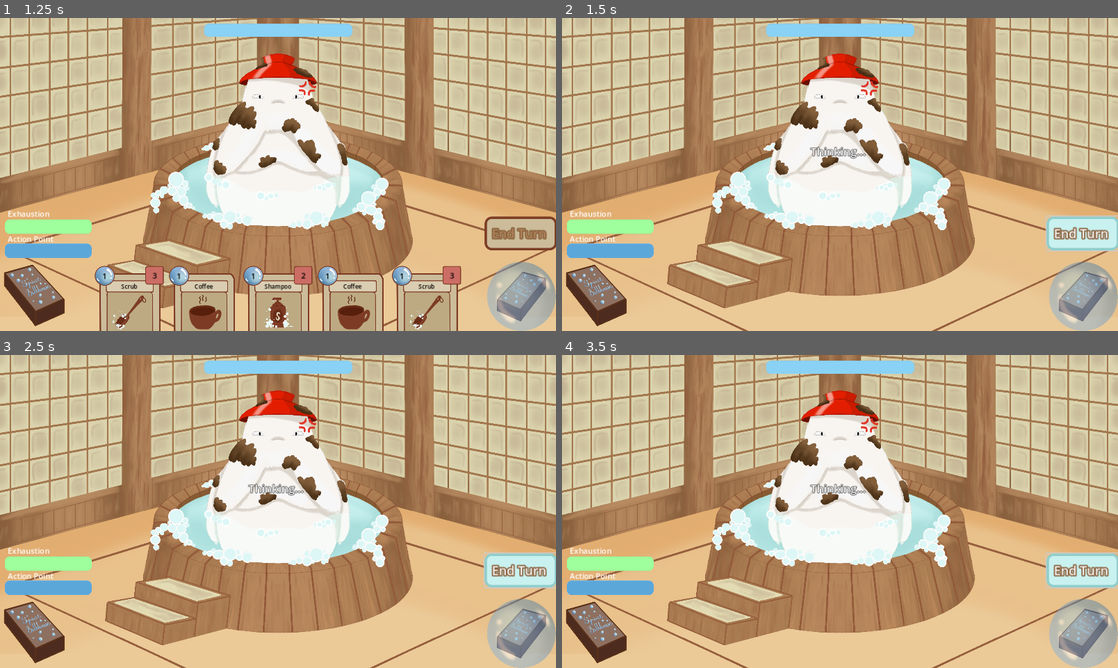
Above: before the commit, frames 1-4 (two rows, left to right).
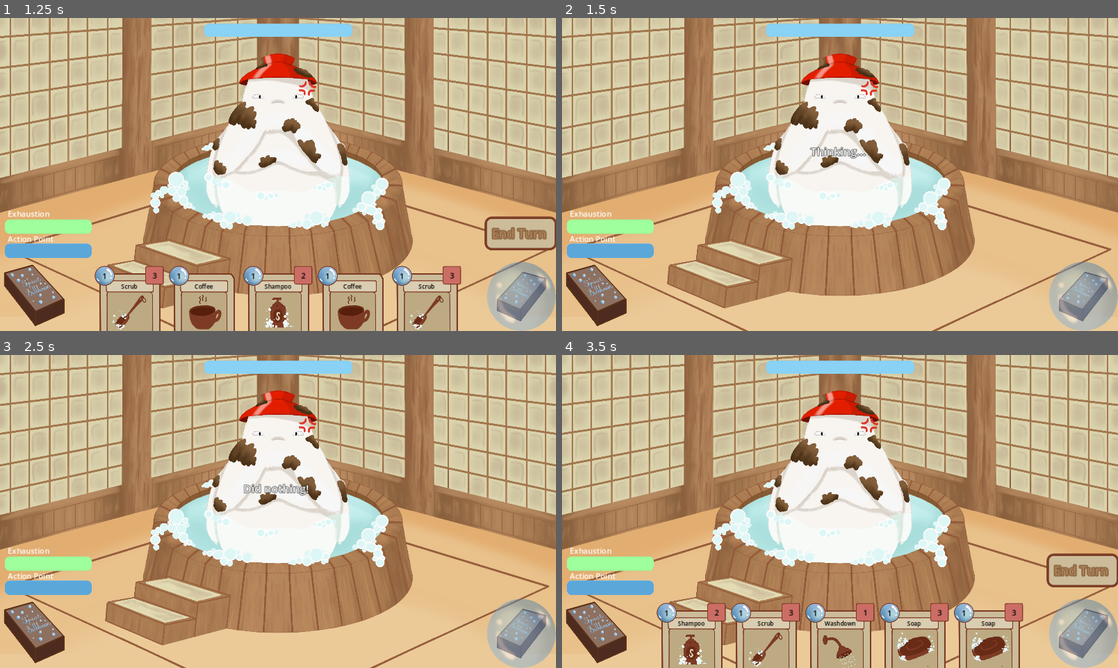
Above: after the commit, the same moments.

Repository: MichaelRRyan/GGJ-2025
Game: Godot game, scene res://Gameplay/menu.tscn
Same seed, same stepped clock (60 frames per second), same inputs: the game is played once before the commit and once after it.
Inputs (mouse positions are in pixels of both pictures, inside the frame that each line leads up to):
- Up to frame 1 (1.25 s): click "Play Game" at 0.5 s
- Up to frame 2 (1.5 s): click "End Turn" at 1.25 s
- Up to frame 3 (2.5 s): click (522, 570) at 2 s, where only the run before the commit has a clickable "End Turn"
- Up to frame 4 (3.5 s): click (1084, 570) at 2.75 s, where only the run before the commit has a clickable "End Turn"

Frame 1 is identical in both runs. In frame 2, 1.5% of the frame differs, in the area x 87-100%, y 63-75%; in frame 3, 1.7%; in frame 4, 12%, in the area x 17-100%, y 41-100%.
Error before the commit: Attempt to call function 'show' in base 'null instance' on a null instance. (res://Features/CardInterface/card_interface.gd:63)

Commit message:
Merged master

Diff:
--- a/Features/CardInterface/card_interface.gd
+++ b/Features/CardInterface/card_interface.gd
@@ -34,7 +34,7 @@
 func _end_turn() -> void:
 	_discard_all()
 	turn_ended.emit()
-	$CardTray/EndTurnButton.hide()
+	$EndTurnButton.hide()
 
 
 #-------------------------------------------------------------------------------
@@ -60,7 +60,7 @@
 
 #-------------------------------------------------------------------------------
 func _on_turn_manager_turn_started() -> void:
-	$CardTray/EndTurnButton.show()
+	$EndTurnButton.show()
 
 
 #-------------------------------------------------------------------------------
--- a/Features/CardInterface/card_interface.tscn
+++ b/Features/CardInterface/card_interface.tscn
@@ -75,7 +75,6 @@
 
 [node name="Deck2" type="TextureRect" parent="CardTray"]
 layout_mode = 2
-text = "End Turn"
 texture = ExtResource("3_64asw")
 expand_mode = 2
 
Not shown: 1 places in Features/CardInterface/card_interface.tscn that only renumber resources
